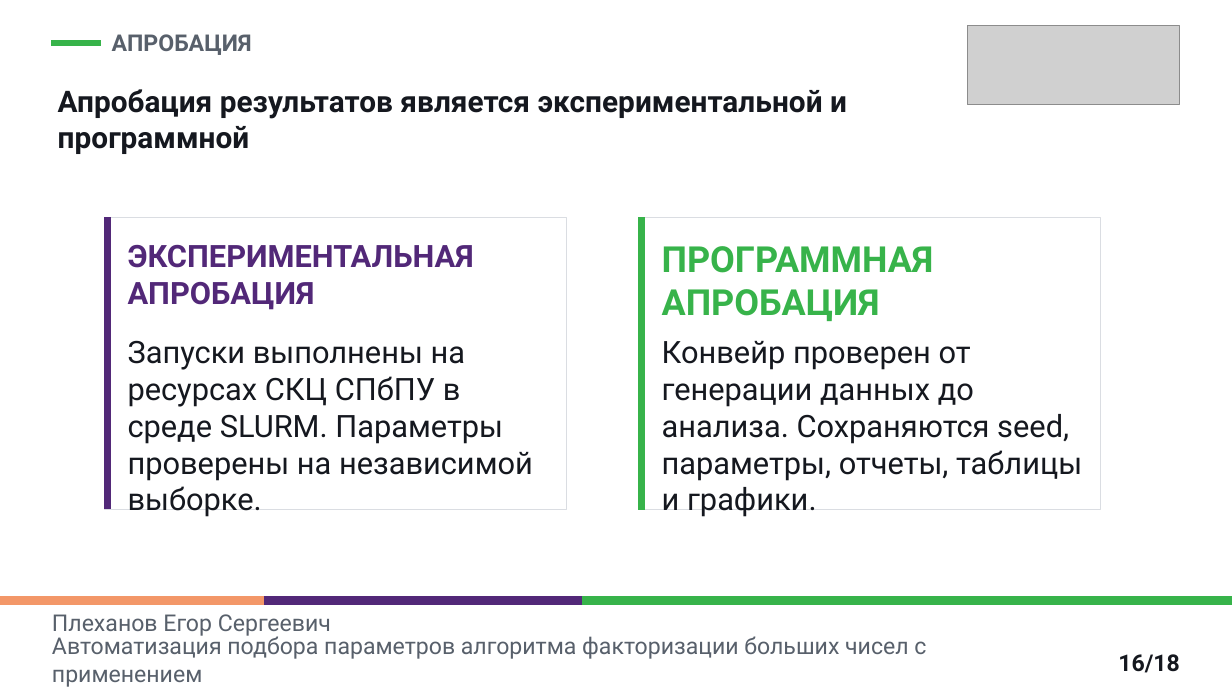
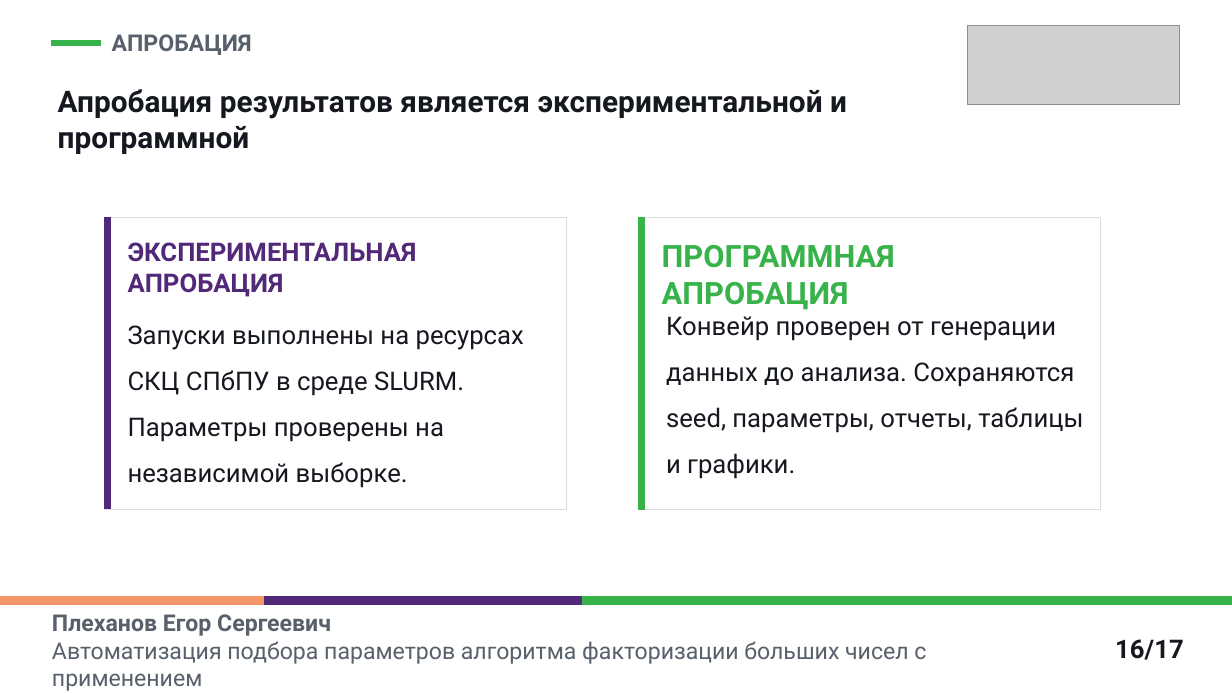
Before and after one commit to EgorPlehanov/ecm-evolutionary-optimization, a slide deck: slide 16 of REPORTS/06_thesis_defense_presentation/Plekhanov_thesis_defense_ECM_parameter_optimization_polytech.pptx. Drawn at 1232x693 pixels with LibreOffice and Linux fonts; fonts in the diff are those of the drawing; grey boxes stand for pictures. Boxes give left, top, right and bottom in pixels: in the first picture for what was removed or moved away, otherwise in the second. Text is boxed around its words. In the diff, an @@ line names an element or a change of style, - is before the commit and + after.

```diff
--- a/REPORTS/06_thesis_defense_presentation/Plekhanov_thesis_defense_ECM_parameter_optimization_polytech.pptx
+++ b/REPORTS/06_thesis_defense_presentation/Plekhanov_thesis_defense_ECM_parameter_optimization_polytech.pptx
@@ text "ЭКСПЕРИМЕНТАЛЬНАЯ АПРОБАЦИЯ" at (128,242,417,297): size 24 to 20 pt @@
@@ text "ПРОГРАММНАЯ АПРОБАЦИЯ" at (662,245,895,310): size 28 to 24 pt @@
@@ text "Конвейр проверен от генерации данных ..." at (666,316,1083,479): size 24 to 20 pt; line spacing 1 to 1.5 @@
@@ text "Конвейр проверен от генерации данных ...": place and size @@
-text "Конвейр проверен от генерации данных ..." at (662,340,1082,517)
+text "Конвейр проверен от генерации данных ..." at (666,316,1083,479)
@@ text "Запуски выполнены на ресурсах СКЦ ...": place and size @@
-text "Запуски выполнены на ресурсах СКЦ ..." at (128,340,533,481)
+text "Запуски выполнены на ресурсах СКЦ ..." at (128,325,524,488)
@@ text "Запуски выполнены на ресурсах СКЦ ..." at (128,325,524,488): size 24 to 20 pt; line spacing 1 to 1.5 @@
@@ rectangle removed at (0,597,1232,693) @@
@@ text at (52,614,331,636): paragraph added @@
+Плеханов Егор Сергеевич
@@ text "Плеханов Егор Сергеевич": place and size @@
-text "Плеханов Егор Сергеевич" at (52,633,926,687)
+text "Плеханов Егор Сергеевич" at (52,614,926,691)
@@ text removed at (52,614,331,636) @@
-Плеханов Егор Сергеевич
@@ page number at (1115,639,1184,660): text changed; size 18 to 20 pt @@
-16/18
+16/17
```
Also in this commit, not shown: 15 other slides changed, 1 slide removed, 1 other file.
